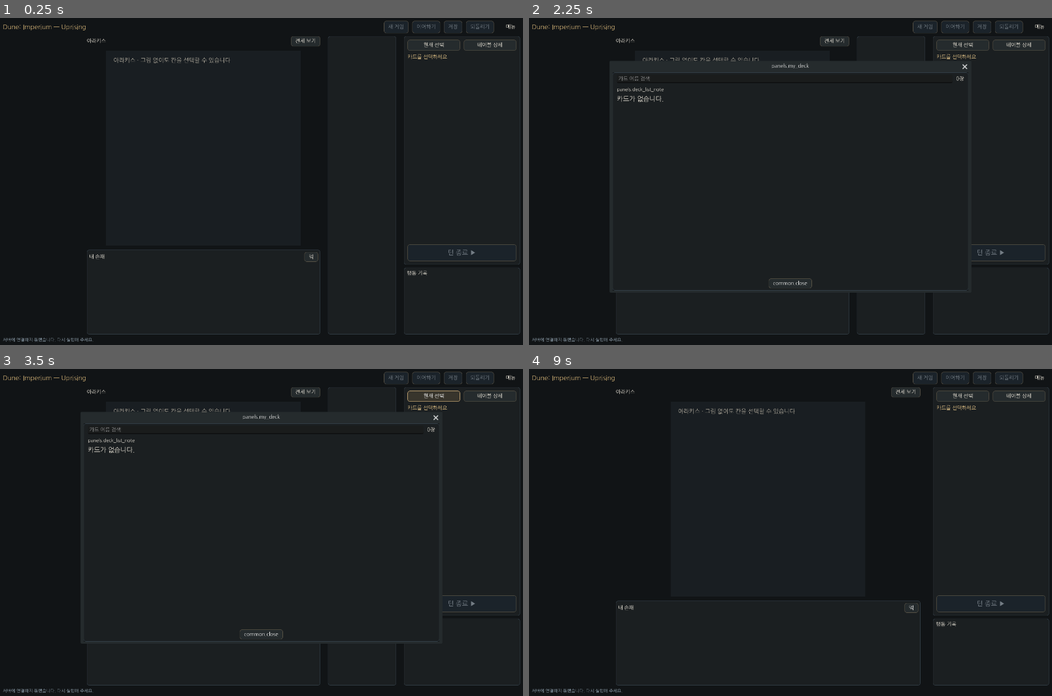
Above: before the commit, frames 1-4 (two rows, left to right).
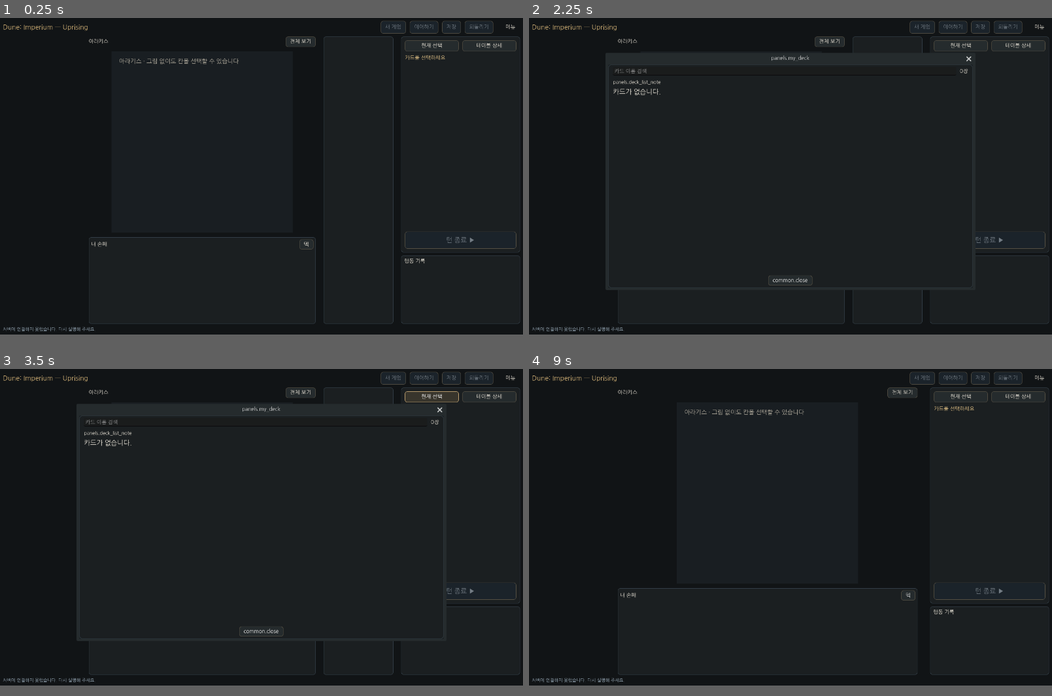
Above: after the commit, the same moments.

Repository: jungcheolseung/Dune-Imperium
Game: Godot game, scene res://main.tscn
The game is run twice, just before and just after one commit, with the same random seed, the same clock (stepped at 60 frames per second) and the same inputs.
Inputs (mouse positions are in pixels of both pictures, inside the frame that each line leads up to):
- Up to frame 1 (0.25 s): no input
- Up to frame 2 (2.25 s): click "메뉴" at 0.5 s; click "전체 보기" at 1.25 s; click "덱" at 2 s
- Up to frame 3 (3.5 s): click "현재 선택" at 2.75 s
- Up to frame 4 (9 s): click "테이블 상세" at 3.5 s; tap Enter at 4.25, 5.75, 7.25 s; drag from (732, 499) to (842, 460) at 4.27 s; tap Space at 5, 6.5, 8 s; drag from (685, 548) to (764, 597) at 5.02 s; move the mouse to (842, 460) at 5.77 s; tap C at 5.85, 7.35, 8.85 s; click (842, 460) at 5.92 s; drag from (764, 597) to (633, 483) at 6.52 s; move the mouse to (947, 581) at 7.27 s; hold A 7.28-8 s; click (947, 581) at 7.42 s; drag from (633, 483) to (712, 450) at 8.02 s; move the mouse to (816, 532) at 8.77 s; hold S from 8.78 s (still down); click (816, 532) at 8.92 s
In our replay, the window is 800x500 before the commit and 800x484 after it. These sizes can differ from the game's own. Grey fills any space a smaller window leaves; there, only what the larger window draws over its background counts as a difference.

The runs differ from the first frame. In frame 1, 2.2% of the frame differs, in the area x 0-100%, y 0-99%; in frame 2, 2.3%; in frame 3, 2.3%; in frame 4, 1.8%.

Commit message:
Scale native tables automatically for high-resolution displays

Diff:
--- /dev/null
+++ b/src/dune_imperium/godot_client/project/display_scale.gd
@@ -0,0 +1,79 @@
+extends Node
+
+# Keep UI coordinates responsive; Window scales fonts, cards and input together.
+# https://docs.godotengine.org/en/4.6/tutorials/rendering/multiple_resolutions.html#stretch-scale
+const BASE_WINDOW = Vector2i(1440, 900)
+const MIN_WINDOW = Vector2i(1100, 740)
+const REFERENCE_SCREEN = Vector2(1920, 1080)
+
+var window: Window
+var monitor_scale = 1.0
+var monitor_signature = ""
+var elapsed = 0.0
+
+
+static func preferred_scale(screen_size: Vector2i, dpi = 96, native_scale = 1.0) -> float:
+	var landscape = Vector2(maxi(screen_size.x, screen_size.y), mini(screen_size.x, screen_size.y))
+	var resolution = minf(landscape.x / REFERENCE_SCREEN.x, landscape.y / REFERENCE_SCREEN.y)
+	# Use the larger hint, not a product that doubles Windows/Retina scaling.
+	var desired = maxf(resolution, maxf(float(dpi) / 96.0, native_scale))
+	return clampf(roundf(desired * 4.0) / 4.0, 1.0, 4.0)
+
+
+static func fitting_scale(desired: float, pixels: Vector2i) -> float:
+	var capacity = minf(float(pixels.x) / MIN_WINDOW.x, float(pixels.y) / MIN_WINDOW.y)
+	var fitted = minf(desired, floorf(capacity * 4.0) / 4.0)
+	return maxf(0.75, fitted)
+
+
+static func initial_size(desired: float, usable: Vector2i) -> Vector2i:
+	return Vector2i(Vector2(BASE_WINDOW) * desired).min(usable - Vector2i(32, 48))
+
+
+func setup(owner_window: Window) -> void:
+	window = owner_window
+	window.content_scale_mode = Window.CONTENT_SCALE_MODE_DISABLED
+	_refresh_monitor(true)
+	window.size_changed.connect(_apply_scale)
+	_apply_scale()
+
+
+func _process(delta: float) -> void:
+	elapsed += delta
+	if elapsed >= 0.5:
+		elapsed = 0.0
+		_refresh_monitor()
+
+
+func _refresh_monitor(startup = false) -> void:
+	if window == null:
+		return
+	if DisplayServer.get_name() == "headless":
+		window.min_size = MIN_WINDOW
+		return
+	var screen = window.current_screen
+	var pixels = DisplayServer.screen_get_size(screen)
+	var dpi = DisplayServer.screen_get_dpi(screen)
+	var native_scale = DisplayServer.screen_get_scale(DisplayServer.SCREEN_OF_MAIN_WINDOW)
+	var usable = DisplayServer.screen_get_usable_rect(screen)
+	var signature = str([screen, pixels, dpi, native_scale, usable])
+	if signature == monitor_signature or pixels.x <= 0 or pixels.y <= 0:
+		return
+	var logical = Vector2(window.size) / window.content_scale_factor
+	monitor_signature = signature
+	monitor_scale = preferred_scale(pixels, dpi, native_scale)
+	window.min_size = MIN_WINDOW.min(usable.size - Vector2i(32, 48))
+	var explicit_size = "--resolution" in OS.get_cmdline_args()
+	if window.mode == Window.MODE_WINDOWED and (not startup or not explicit_size):
+		window.size = initial_size(monitor_scale, usable.size) if startup else Vector2i(logical * monitor_scale).min(usable.size - Vector2i(32, 48))
+		if startup:
+			window.move_to_center()
+		else:
+			window.position = window.position.clamp(usable.position, usable.end - window.size - Vector2i(0, 32))
+	_apply_scale()
+
+
+func _apply_scale() -> void:
+	var desired = fitting_scale(monitor_scale, window.size)
+	if not is_equal_approx(window.content_scale_factor, desired):
+		window.content_scale_factor = desired
--- /dev/null
+++ b/src/dune_imperium/godot_client/project/display_scale_test.gd
@@ -0,0 +1,91 @@
+extends SceneTree
+
+const DisplayScale = preload("res://display_scale.gd")
+var checks = 0
+var failed = false
+
+
+func _initialize() -> void:
+	call_deferred("run")
+
+
+func check(condition: bool, message: String) -> void:
+	checks += 1
+	if not condition:
+		failed = true
+		push_error("GODOT_DISPLAY_SCALE_FAILED: " + message)
+
+
+func settled() -> void:
+	await process_frame
+	await process_frame
+	await process_frame
+
+
+func run() -> void:
+	for sample in [
+		[Vector2i(1920, 1080), 96, 1.0, 1.0],
+		[Vector2i(2560, 1440), 96, 1.0, 1.25],
+		[Vector2i(3840, 2160), 96, 1.0, 2.0],
+		[Vector2i(3840, 2160), 192, 1.0, 2.0],
+		[Vector2i(3840, 2160), 192, 2.0, 2.0],
+		[Vector2i(1920, 1080), 144, 1.0, 1.5],
+		[Vector2i(2160, 3840), 96, 1.0, 2.0],
+		[Vector2i(5120, 1440), 96, 1.0, 1.25],
+		[Vector2i.ZERO, 0, 1.0, 1.0],
+	]:
+		check(is_equal_approx(DisplayScale.preferred_scale(sample[0], sample[1], sample[2]), sample[3]), "resolution/DPI/Retina scale: " + str(sample))
+	check(DisplayScale.initial_size(2.0, Vector2i(3840, 2080)) == Vector2i(2880, 1800), "4K starts with a readable window at twice the original size")
+	check(DisplayScale.initial_size(1.5, Vector2i(1920, 1040)) == Vector2i(1888, 992), "startup respects the usable desktop and title bar")
+	root.size = Vector2i(2880, 1800)
+	var scaling = DisplayScale.new()
+	root.add_child(scaling)
+	scaling.setup(root)
+	scaling.set_process(false)
+	scaling.monitor_scale = 2.0
+	scaling._apply_scale()
+	var surface = Control.new()
+	root.add_child(surface)
+	surface.set_anchors_and_offsets_preset(Control.PRESET_FULL_RECT)
+	var button = Button.new()
+	button.text = "Test"
+	button.position = Vector2(60, 70)
+	button.size = Vector2(160, 42)
+	surface.add_child(button)
+	var pressed = [false]
+	button.pressed.connect(func(): pressed[0] = true)
+	await settled()
+	check(surface.size.is_equal_approx(Vector2(1440, 900)), "2x preserves the logical table and native layout area")
+	check(root.get_final_transform().x.is_equal_approx(Vector2(2, 0)), "2x doubles physical font/button/card coordinates")
+	var point = root.get_final_transform() * button.get_global_rect().get_center()
+	for down in [true, false]:
+		var event = InputEventMouseButton.new()
+		event.button_index = MOUSE_BUTTON_LEFT
+		event.pressed = down
+		event.position = point
+		event.global_position = point
+		Input.parse_input_event(event)
+		await process_frame
+	check(pressed[0], "physical clicks hit the scaled native control")
+	var popup = AcceptDialog.new()
+	root.add_child(popup)
+	popup.popup_centered(Vector2i(600, 400))
+	await settled()
+	check(popup.is_embedded(), "information popup stays in the scaled table")
+	check(Rect2(Vector2.ZERO, surface.size).encloses(Rect2(Vector2(popup.position), Vector2(popup.size))), "popup centers in logical coordinates rather than raw 4K pixels")
+	popup.queue_free()
+	for pixels in [Vector2i(3840, 2160), Vector2i(2880, 1800), Vector2i(1920, 1080), Vector2i(1440, 900), Vector2i(1100, 740)]:
+		root.size = pixels
+		await settled()
+		check(root.content_scale_factor == DisplayScale.fitting_scale(2.0, pixels), "live resize caps the scale to the readable table: " + str(pixels))
+		check(surface.size.x >= 1100 and surface.size.y >= 740, "resize retains the minimum table area: " + str(pixels))
+	root.size = Vector2i(1440, 900)
+	scaling.monitor_scale = 1.0
+	scaling._apply_scale()
+	await settled()
+	check(root.content_scale_factor == 1.0 and surface.size == Vector2(1440, 900), "returning to an FHD monitor restores the original layout")
+	surface.queue_free()
+	scaling.queue_free()
+	await settled()
+	print("GODOT_DISPLAY_SCALE_OK %d" % checks)
+	quit(1 if failed else 0)
--- a/src/dune_imperium/godot_client/project/main.gd
+++ b/src/dune_imperium/godot_client/project/main.gd
@@ -17,6 +17,7 @@
 var model = Model.new()
 var log_ui = preload("res://log_presenter.gd").new()
 var layout_ui = preload("res://layout_preferences.gd").new()
+var display_ui = preload("res://display_scale.gd").new()
 var effects = preload("res://table_effects.gd").new()
 var game_id = ""
 var busy = false
@@ -91,6 +92,8 @@
 				credentials = data
 	choices.table = self
 	log_ui.table = self
+	add_child(display_ui)
+	display_ui.setup(get_window())
 	_build_theme()
 	_build_table()
 	add_child(api)
@@ -116,7 +119,6 @@
 	timer.timeout.connect(_poll)
 	add_child(timer)
 	timer.start()
-	get_window().min_size = Vector2i(1100, 740)
 	get_tree().auto_accept_quit = false
 	var catalog = await api.call_json(HTTPClient.METHOD_GET, "/catalog")
 	if catalog.ok:
@@ -374,7 +376,7 @@
 	market_scroll.custom_minimum_size.x = widths.market
 	for window in find_children("*", "Window", true, false):
 		if window.visible and not window.is_queued_for_deletion():
-			var extent = Vector2i(get_window().size) - window.size
+			var extent = Vector2i(size) - window.size
 			window.position = Vector2i(clampi(window.position.x, 8, maxi(8, extent.x - 8)), clampi(window.position.y, 32, maxi(32, extent.y - 8)))
 	_hide_preview()
 
@@ -1523,6 +1525,7 @@
 func _check_hover(ref: String, source: Control) -> bool:
 	await _move_pointer(source.get_global_rect().get_center())
 	if not preview.visible or inspect_ref != ref or inspector_image.texture == null:
+		print("GODOT_HOVER_DIAGNOSTIC ", JSON.stringify({"expected": ref, "actual": inspect_ref, "visible": preview.visible, "rect": str(source.get_global_rect()), "pointer": str(get_global_mouse_position()), "scale": get_window().content_scale_factor}))
 		_smoke_fail("native hover did not show the matching large card")
 		return false
 	if not Rect2(Vector2.ZERO, size).encloses(preview.get_global_rect()) or preview.get_global_rect().intersects(source.get_global_rect()):
@@ -1538,6 +1541,16 @@
 
 
 func _run_capture() -> void:
+	# Native mouse movement must not overwrite injected test input on Windows.
+	# Normal play keeps the default mouse handling.
+	get_window().mouse_passthrough = true
+	var watchdog = Timer.new()
+	watchdog.wait_time = 180
+	watchdog.one_shot = true
+	watchdog.timeout.connect(func(): _smoke_fail("capture timeout"))
+	add_child(watchdog)
+	watchdog.start()
+	tools_ui.prefs.sound = false
 	if not await _create_game(11):
 		_smoke_fail("capture create")
 		return
@@ -1586,7 +1599,8 @@
 	var wheel = InputEventMouseButton.new()
 	wheel.button_index = MOUSE_BUTTON_WHEEL_UP
 	wheel.pressed = true
-	wheel.position = board.get_global_transform() * point
+	wheel.position = get_viewport().get_final_transform() * (board.get_global_transform() * point)
+	wheel.global_position = wheel.position
 	Input.parse_input_event(wheel)
 	await get_tree().process_frame
 	await get_tree().process_frame
@@ -1730,13 +1744,73 @@
 		_smoke_fail("English native chrome or layout")
 		return
 	await _capture("table-en")
+	if not await _capture_scaled_tables():
+		return
 	model.language = "ko"
 	_render()
 	print("GODOT_CAPTURE_OK")
 	await _quit_cleanly()
 
 
+func _capture_scaled_tables() -> bool:
+	# Exercise native rendering and input at FHD, QHD and 4K without changing
+	# the user's desktop resolution or relying on the test monitor's DPI.
+	display_ui.set_process(false)
+	for pixels in [Vector2i(1920, 1080), Vector2i(2560, 1440), Vector2i(3840, 2160)]:
+		display_ui.monitor_scale = display_ui.preferred_scale(pixels)
+		get_window().size = pixels
+		display_ui._apply_scale()
+		await _wait_images()
+		if not is_equal_approx(get_window().content_scale_factor, display_ui.monitor_scale):
+			_smoke_fail("native resolution did not acquire its automatic UI scale")
+			return false
+		for language in ["ko", "en"]:
+			model.language = language
+			_render()
+			await _wait_images()
+			if not _check_layout():
+				return false
+			var name = "scaled-%dx%d-%s" % [pixels.x, pixels.y, language]
+			await _capture(name)
+			var ref = str(model.view().get("imperium_row", [])[0])
+			var card = _ref_button(market_content, ref)
+			if card == null or not await _check_hover(ref, card):
+				return false
+			await _capture(name + "-hover")
+			_hide_preview()
+			await _click(new_button.get_global_rect().get_center())
+			var dialog: Window
+			for child in get_children():
+				if child is ConfirmationDialog and child.visible:
+					dialog = child
+			if dialog == null:
+				_smoke_fail("scaled click did not open the new-game dialog")
+				return false
+			await get_tree().process_frame
+			if not Rect2(Vector2.ZERO, size).encloses(Rect2(Vector2(dialog.position), Vector2(dialog.size))):
+				_smoke_fail("scaled popup outside the logical viewport")
+				return false
+			await _capture(name + "-dialog")
+			dialog.queue_free()
+			await get_tree().process_frame
+			var pile = _open_pile("Cards", model.view().get("imperium_row", []))
+			await get_tree().process_frame
+			await get_tree().process_frame
+			pile.position = Vector2i(size) - pile.size + Vector2i(80, 80)
+			_fit_columns()
+			await get_tree().process_frame
+			if not Rect2(Vector2.ZERO, size).encloses(Rect2(Vector2(pile.position), Vector2(pile.size))):
+				_smoke_fail("scaled information popup was clamped against physical pixels")
+				return false
+			await _capture(name + "-pile")
+			pile.queue_free()
+			await get_tree().process_frame
+	return true
+
+
 func _drag(start: Vector2, end: Vector2) -> void:
+	start = get_viewport().get_final_transform() * start
+	end = get_viewport().get_final_transform() * end
 	var press = InputEventMouseButton.new()
 	press.button_index = MOUSE_BUTTON_LEFT
 	press.pressed = true
--- a/src/dune_imperium/godot_client/project/pile_viewer.gd
+++ b/src/dune_imperium/godot_client/project/pile_viewer.gd
@@ -86,7 +86,7 @@
 	await table.get_tree().process_frame
 	await table.get_tree().process_frame
 	if is_instance_valid(dialog) and not dialog.is_queued_for_deletion():
-		dialog.popup_centered(Vector2i(980, mini(600, table.get_window().size.y - 64)))
+		dialog.popup_centered(Vector2i(980, mini(600, int(table.size.y) - 64)))
 		table._fit_columns()
 
 
Not shown, added: src/dune_imperium/godot_client/project/display_scale.gd.uid
Not shown, added: src/dune_imperium/godot_client/project/display_scale_test.gd.uid
Not shown, changed: scripts/godot/verify_prototype.py
